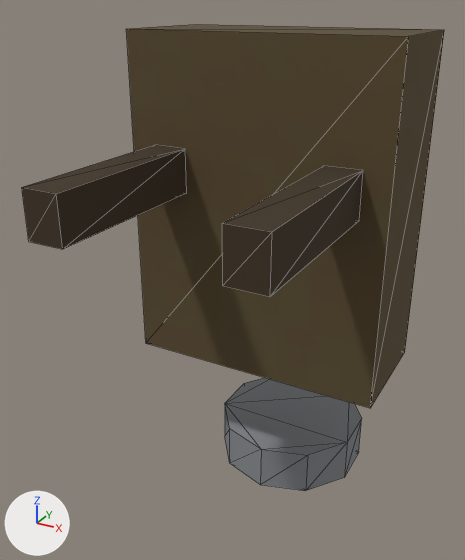
Two versions of the glTF model saga-web/shared/assets/world3d/acc_backpack.glb, one commit apart.
Both versions are drawn from a 50 mm lens placed at (0.302, -0.489, 0.151), pointed at (-0.03, 0.116, -0.151). The axes (+X, +Y, +Z) are drawn at lower left. The lights are the same throughout. The first picture is the older version. Mesh edges are drawn as thin lines. Vertices at exactly the same position are counted once.

The first picture shows 'acc_backpack'.
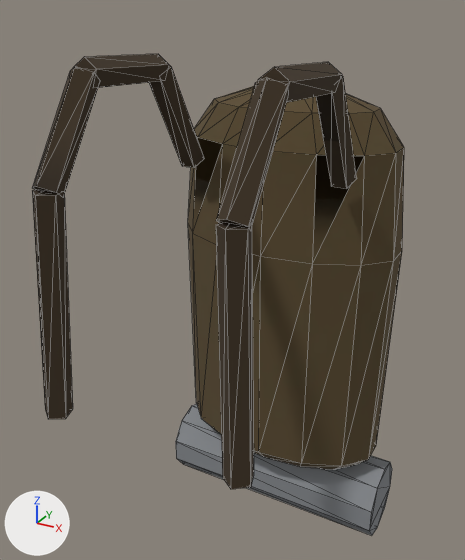
What changed in the scene script:
```text
Change me_acc_backpack:
    used by ob_acc_backpack; location = (0.0, 0.12, -0.17); scale = (0.29, 0.29, 0.29)
    remove me_acc_backpack.from_pydata(...)  # 52 vertices, 84 faces; spans x -0.52..0.52, y -0.76..0.76, z -1.0..1.0
    add me_acc_backpack.from_pydata(...)  # 228 vertices, 364 faces; spans x -0.48..0.48, y -0.68..0.68, z -1.0..1.0
    me_acc_backpack part 1: a new loose piece, a 10-sided cylinder along x spanning x -0.48..0.48, y 0.22..0.52, z -1.0..-0.68, in mat_white_stucco_002 (grey #86898d)
    me_acc_backpack part 2: the loose piece of 8 vertices spanning x -0.52..0.52, y -0.07..0.41, z -0.31..1.0 is rebuilt with 84 vertices and now spans x -0.44..0.44, y 0.12..0.62, z -0.68..0.86
    me_acc_backpack part 3: the loose piece of 20 vertices spanning x -0.33..0.33, y 0.07..0.76, z -1.0..-0.79 is deleted
    me_acc_backpack part 4: the loose piece of 8 vertices spanning x -0.41..-0.28, y -0.76..-0.07, z 0.41..0.59 is deleted
    me_acc_backpack part 5: the loose piece of 8 vertices spanning x 0.28..0.41, y -0.76..-0.07, z 0.41..0.59 is deleted
    me_acc_backpack part 6
    8 vertices are removed from x -0.45..0.45, y 0.38..0.52, z 0.24..0.72
    12 faces are deleted
    93 vertices are added at x -0.36..0.35, y -0.68..0.68, z -0.49..1.0
    12 new vertices lie (0.05, 0.0, 0.0) away from vertices in x -0.31..0.26, y -0.58..0.1, z 0.58..0.94
    11 new vertices lie (0.0, 0.0, 0.54) away from vertices in x -0.3..0.3, y 0.53..0.68, z -0.39
    8 new vertices lie (0.08, 0.0, 0.0) away from vertices in x -0.36..0.28, y -0.65..-0.05, z -0.04..0.97
    188 new faces join them, mat_white_stucco_001 (brown #3f3221)
Change ob_acc_backpack:
    ob_acc_backpack.location: (0.0, 0.12, -0.17) -> (0.0, 0.09, -0.208)
    ob_acc_backpack.scale: (0.29, 0.29, 0.29) -> (0.312, 0.312, 0.312)
```

Changed parts and their boxes (x1, y1, x2, y2) in the pictures (465 x 560 px):
'acc_backpack', reshaped, moved, rescaled (12% narrower): before (22, 24, 444, 491); after (32, 54, 404, 536)
part 1 of me_acc_backpack, added: after (176, 404, 392, 536)
part 2 of me_acc_backpack, rebuilt (32% narrower): before (126, 24, 444, 408); after (188, 86, 404, 469)
part 3 of me_acc_backpack, deleted: before (225, 378, 362, 491)
part 4 of me_acc_backpack, deleted (brown): before (22, 145, 187, 249)
part 5 of me_acc_backpack, deleted (brown): before (222, 166, 363, 296)
part 6 of me_acc_backpack, built on (brown): after (32, 54, 356, 489)
